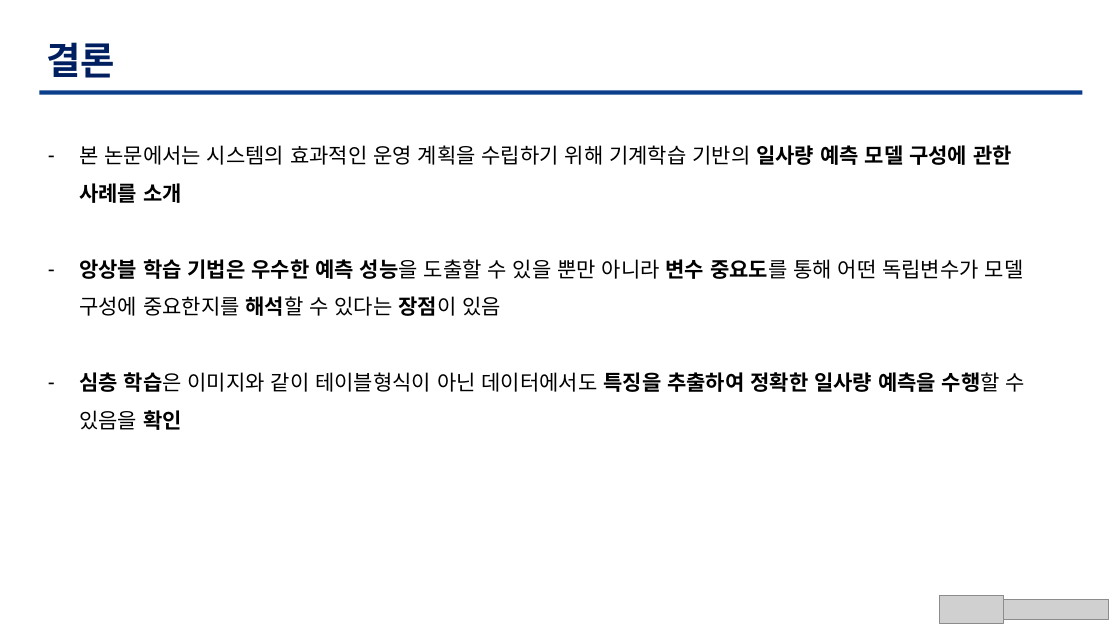
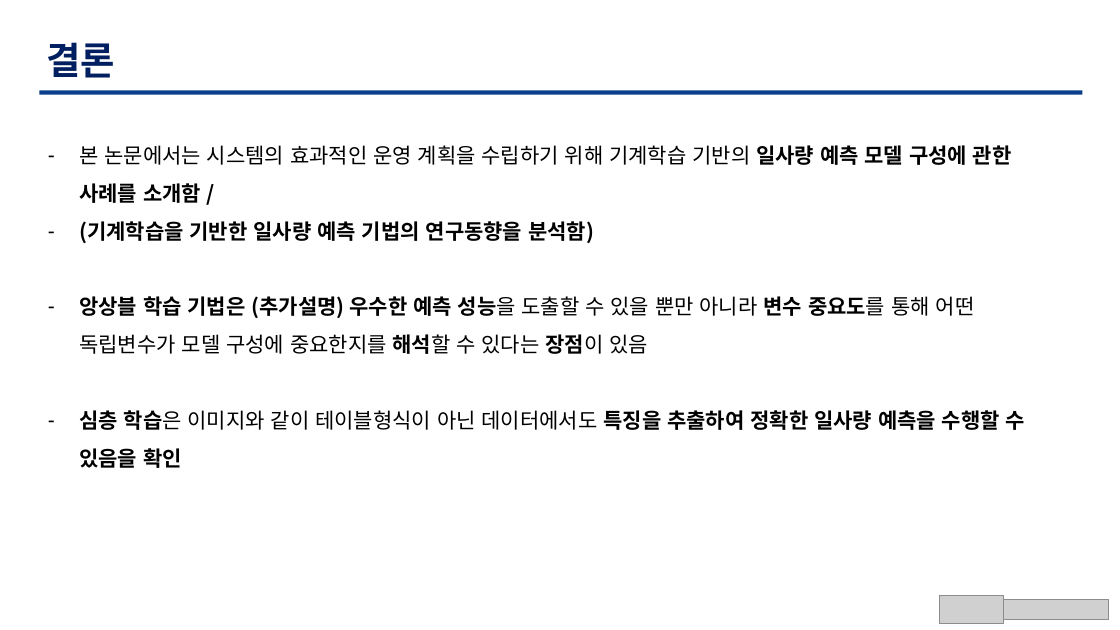
Before and after one commit to TaegyuHan/Solar_radiation_prediction_model, a slide deck: slide 14 of KICS_PT/[KICS] 동향 poster - 복사본.pptx. Drawn at 1120x630 pixels with LibreOffice and Linux fonts; fonts in the diff are those of the drawing; grey boxes stand for pictures. Boxes give left, top, right and bottom in pixels: in the first picture for what was removed or moved away, otherwise in the second. Text is boxed around its words. In the diff, an @@ line names an element or a change of style, - is before the commit and + after.

```diff
--- a/KICS_PT/[KICS] 동향 poster - 복사본.pptx
+++ b/KICS_PT/[KICS] 동향 poster - 복사본.pptx
@@ text at [79, 145, 1012, 354]: text changed; bold on @@
-– 본 논문에서는 시스템의 효과적인 운영 계획을 수립하기 위해 기계학습 기반의 일사량 예측 모델 구성에 관한 사례를 소개
-– 앙상블 학습 기법은 우수한 예측 성능을 도출할 수 있을 뿐만 아니라 변수 중요도를 통해 어떤 독립변수가 모델 구성에 중요한지를 해석할 수 있다는 장점이 있음
+– 본 논문에서는 시스템의 효과적인 운영 계획을 수립하기 위해 기계학습 기반의 일사량 예측 모델 구성에 관한 사례를 소개함 /
+– (기계학습을 기반한 일사량 예측 기법의 연구동향을 분석함)
+– 앙상블 학습 기법은 (추가설명) 우수한 예측 성능을 도출할 수 있을 뿐만 아니라 변수 중요도를 통해 어떤 독립변수가 모델 구성에 중요한지를 해석할 수 있다는 장점이 있음
@@ text at [79, 410, 1025, 468]: bold on in "수행할 수 있음을" @@
```
Also in this commit, not shown: 8 other slides changed, 2 other files.
